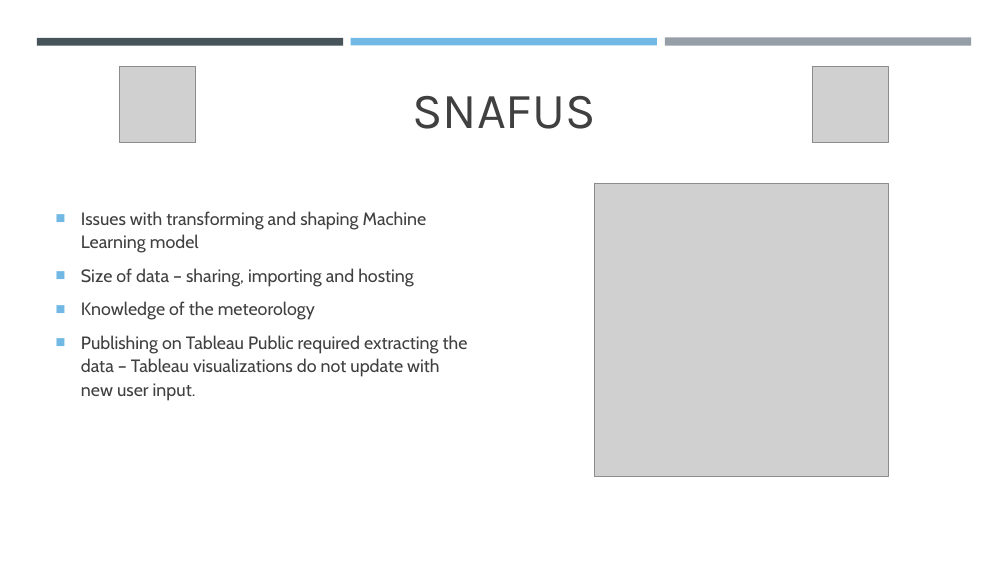
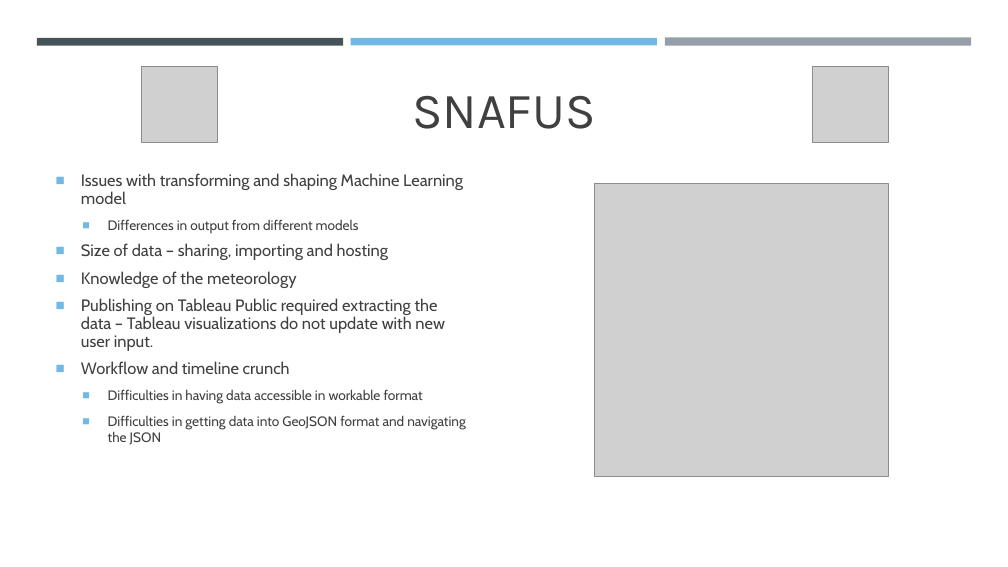
Before and after one commit to MtSopris/Snow_Predictor, a slide deck: slide 9 of POWDERHOUNDS.pptx (slide 8 before the commit). Drawn at 1008x567 pixels with LibreOffice and Linux fonts; fonts in the diff are those of the drawing; grey boxes stand for pictures. Boxes give left, top, right and bottom in pixels: in the first picture for what was removed or moved away, otherwise in the second. Text is boxed around its words. In the diff, an @@ line names an element or a change of style, - is before the commit and + after.

```diff
--- a/POWDERHOUNDS.pptx
+++ b/POWDERHOUNDS.pptx
@@ picture: place and size @@
-picture at bbox=[120, 67, 196, 142]
+picture at bbox=[141, 67, 217, 142]
@@ text at bbox=[81, 173, 463, 351]: size 17 to 15.7 pt in "Issues with transforming and shaping Machine Learning ...", "Size of data – sharing, importing and ...", "Knowledge of the meteorology", "Publishing on Tableau Public required extracting the ..."; line spacing 1.1 to 0.9 @@
@@ text at bbox=[108, 219, 359, 233]: paragraph added @@
+  ■ Differences in output from different models
@@ text at bbox=[81, 361, 466, 444]: paragraphs added @@
+■ Workflow and timeline crunch
+  ■ Difficulties in having data accessible in workable format
+  ■ Difficulties in getting data into GeoJSON format and navigating the JSON
```
Also in this commit, not shown: 3 other slides changed, 2 slides added, 1 slide removed.
